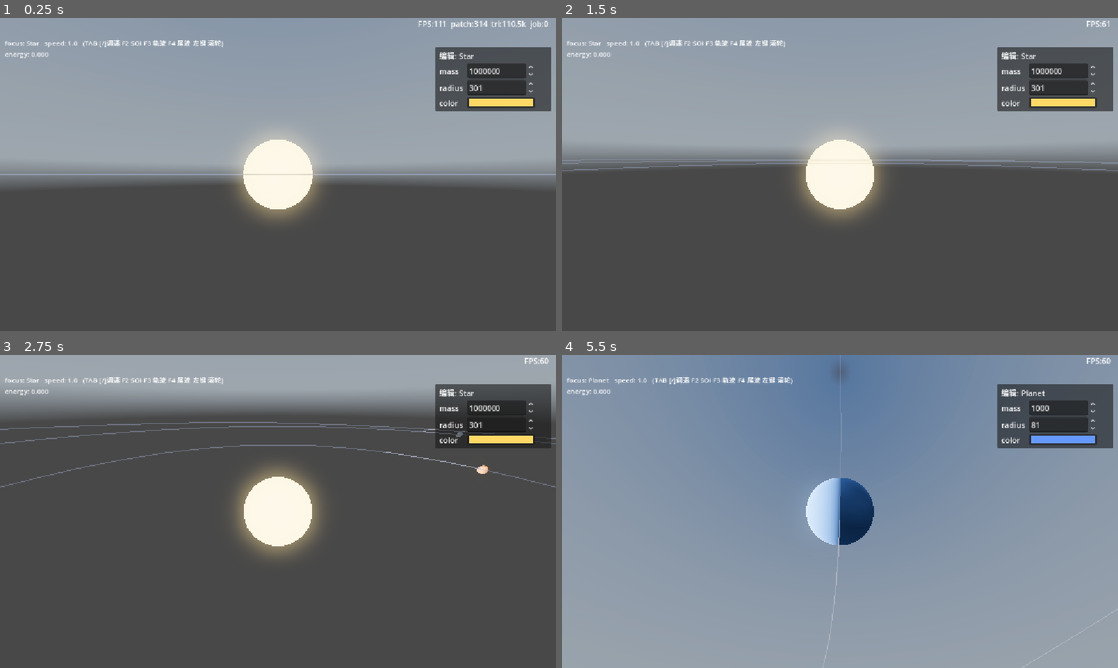
Above: before the commit, frames 1-4 (two rows, left to right).
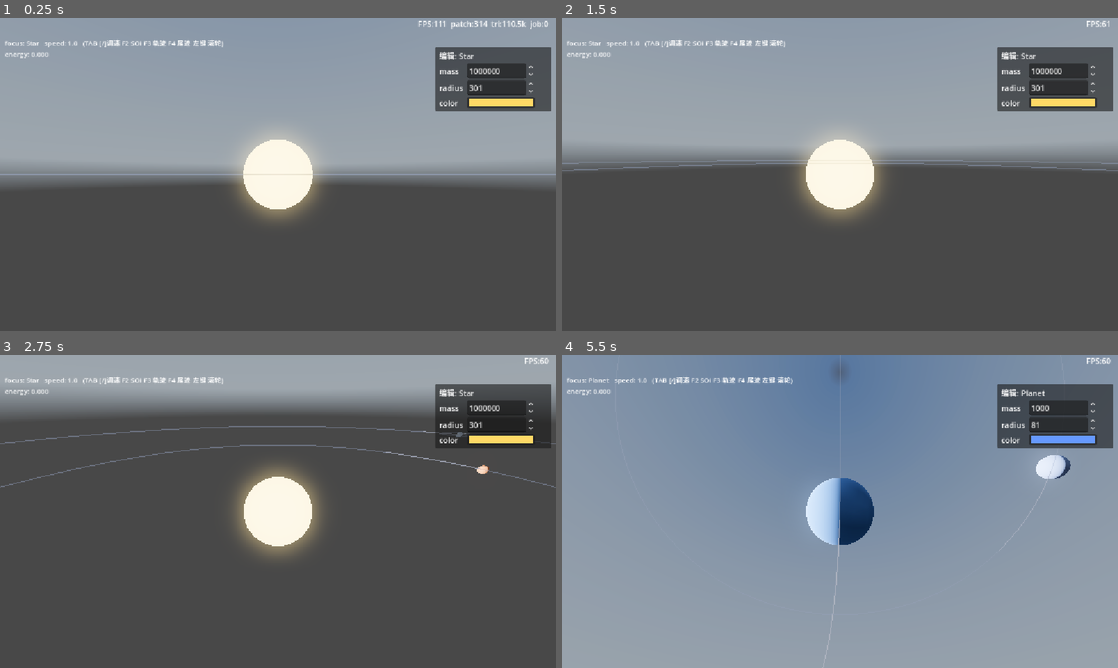
Above: after the commit, the same moments.

Repository: xiaobaibaix/stellar_era_godot
Game: Godot game, scene res://scenes/main.tscn
The game is run twice, just before and just after one commit, with the same random seed, the same clock (stepped at 60 frames per second) and the same inputs. A sky picture missing from this copy of the repository is replaced by a grey-blue gradient.
Inputs (mouse positions are in pixels of both pictures, inside the frame that each line leads up to):
- Up to frame 1 (0.25 s): no input
- Up to frame 2 (1.5 s): tap Enter at 0.5 s; move the mouse to (962, 158) at 0.52 s; hold D 0.53-1.25 s; hold Q 0.53-1.25 s; click (962, 158) at 0.67 s; tap Space at 0.77, 1.25 s; drag from (728, 190) to (812, 237) at 1.27 s
- Up to frame 3 (2.75 s): move the mouse to (333, 442) at 2.02 s; hold D from 2.03 s (still down); tap Shift at 2.1 s
- Up to frame 4 (5.5 s): release D at 2.75 s; drag from (812, 574) to (673, 464) at 2.77 s; move the mouse to (1006, 558) at 3.52 s; hold A 3.53-4.25 s; tap Enter at 3.6, 4.25 s; tap Space at 3.77 s; drag from (673, 464) to (756, 433) at 4.27 s; move the mouse to (867, 511) at 5.02 s; hold S from 5.03 s (still down); tap Tab at 5.1 s; click (867, 511) at 5.17 s

The runs differ from the first frame. In frame 2, 0.2% of the frame differs, in the area x 0-100%, y 45-47%; in frame 3, 0.3%; in frame 4, 0.5%, in the area x 49-100%, y 18-91%.

Commit message:
修复：编辑器移动的动态效果，但是会丢失焦点

Diff:
--- a/scenes/main.tscn
+++ b/scenes/main.tscn
@@ -157,14 +157,11 @@
 color = Color(0.4, 0.6, 1, 1)
 is_dominant = true
 
-[node name="MoonSystem" parent="CelestialSystem/CelestialSystem1/PlanetSystem1" unique_id=1785284761 instance=ExtResource("8_tipki")]
-transform = Transform3D(1, 0, 0, 0, 1, 0, 0, 0, 1, 968.28516, 0, 0)
+[node name="MoonSystem" parent="CelestialSystem/CelestialSystem1/PlanetSystem1" unique_id=1486014465 instance=ExtResource("8_tipki")]
+transform = Transform3D(1, 0, 0, 0, 1, 0, 0, 0, 1, 456.49316, 0, 0)
 
-[node name="Moon" parent="CelestialSystem/CelestialSystem1/PlanetSystem1/MoonSystem" unique_id=607143191 instance=ExtResource("9_cel")]
-mass = 5.0
-radius = 20.0
-type = "moon"
-color = Color(0.75, 0.75, 0.75, 1)
+[node name="Celestial" parent="CelestialSystem/CelestialSystem1/PlanetSystem1/MoonSystem" unique_id=916681004 instance=ExtResource("9_cel")]
+radius = 25.0
 
 [node name="PlanetSystem2" parent="CelestialSystem/CelestialSystem1" unique_id=689757741 instance=ExtResource("8_tipki")]
 transform = Transform3D(1, 0, 0, 0, 1, 0, 0, 0, 1, 3206.5518, 0, 0)
--- a/scenes/soi_editor_preview.gd
+++ b/scenes/soi_editor_preview.gd
@@ -408,37 +408,91 @@
 const _REPARENT_COOLDOWN: int = 30   # 帧(~0.5s @60fps)
 var _proc_count: int = 0
 var _last_reparent_proc: Dictionary = {}   # c.get_instance_id() -> proc_count
+var _last_reparent_pos: Dictionary = {}   # c.get_instance_id() -> Vector3 上次 reparent 基准位(防静止抖动)
+@export var _diag_proc: int = 0   # 诊断(读两次看递增): _process 计数, 不增=@tool没在编辑器跑
+@export var _diag_sel: int = 0   # 诊断: 上帧选中的非dominant Celestial 数(0=没选/选了MoonSystem或dominant)
+@export var _diag_last: String = ""   # 诊断: "Moon:A->B" / "stable@A" / "cooldown" / "nosel" / "Moon:not in top"
 
 
 func _try_auto_reparent(top: CelestialSystem) -> void:
 	_proc_count += 1
+	_diag_proc += 1
 	var sel := EditorInterface.get_selection()
 	if sel == null:
+		_diag_sel = 0
+		_diag_last = "nosel(null)"
 		return
+	var sel_nodes = sel.get_selected_nodes()
 	_sync_all_world(top)   # η 判定需全树天体世界位(_wx/_wy/_wz)
-	for node in sel.get_selected_nodes():
-		if not (node is Celestial):
-			continue
-		var c: Celestial = node as Celestial
-		if c.is_dominant:
-			continue   # dominant 是 SOI 中心, 不挪
-		var cur: Node = c.get_parent()
-		if not (cur is CelestialSystem):
-			continue
-		if not _is_in_subtree(c, top):
-			continue   # 选中天体不在本顶层树(用户选了别的场景)
-		var cid: int = c.get_instance_id()
-		if _last_reparent_proc.has(cid) and _proc_count - int(_last_reparent_proc[cid]) < _REPARENT_COOLDOWN:
-			continue   # cooldown 内不重复
-		var p: Vector3 = c.global_position
-		# c 当 dominant 的"私有容器"(如 Moon 之于 MoonSystem)永远 exclude —— c 在自己中心 η=0 会被
-		# 永久自捕获, 无法降级或被别处捕获。无论 c 当前挂在哪, 这个容器都不该捕获 c。
-		var self_sys: CelestialSystem = _find_owning_dominant_system(top, c)
-		var desired: CelestialSystem = _capture_descend_edit(top, p.x, p.y, p.z, self_sys)
-		if desired == null or desired == cur:
-			continue
-		_reparent_keep_world(c, desired)
-		_last_reparent_proc[cid] = _proc_count
+	_diag_sel = 0
+	if sel_nodes.is_empty():
+		_diag_last = "nosel"
+	for node in sel_nodes:
+		if node is Celestial:
+			var c: Celestial = node as Celestial
+			# 中心天体(dominant)固定不挪 —— 移动卫星系统 = 移动容器(MoonSystem), 不是掏出中心天体。
+			# is_dominant(Star/Planet)或 fallback 当 dominant(Moon之于MoonSystem)都算。否则用户手动
+			# 拖 Moon 到 MoonSystem 整理结构时, @tool 会立即 reparent 覆盖(Moon 被判归 CS1 弹走)。
+			if c.is_dominant:
+				continue
+			var self_sys: CelestialSystem = _find_owning_dominant_system(top, c)
+			if self_sys != null:
+				_diag_last = "%s: dom of %s (中心天体, 固定)" % [c.name, self_sys.name]
+				continue
+			_diag_sel += 1
+			var cur: Node = c.get_parent()
+			if not (cur is CelestialSystem):
+				_diag_last = "%s: cur not CS" % c.name
+				continue
+			if not _is_in_subtree(c, top):
+				_diag_last = "%s: not in top" % c.name
+				continue
+			var cid: int = c.get_instance_id()
+			var p: Vector3 = c.global_position
+			if _last_reparent_proc.has(cid):
+				var last_pos: Vector3 = _last_reparent_pos[cid]
+				if p.distance_to(last_pos) < 1.0 and _proc_count - int(_last_reparent_proc[cid]) < _REPARENT_COOLDOWN:
+					_diag_last = "%s: cooldown" % c.name
+					continue
+			# c 是游离天体(不当任何系统 dominant), 按 SOI 归属 reparent。
+			var desired: CelestialSystem = _capture_descend_edit(top, p.x, p.y, p.z, null)
+			if desired == null or desired == cur:
+				_diag_last = "%s: stable@%s" % [c.name, cur.name]
+				continue
+			_diag_last = "%s: %s->%s" % [c.name, cur.name, desired.name]
+			_reparent_keep_world(c, desired)
+			_last_reparent_proc[cid] = _proc_count
+			_last_reparent_pos[cid] = p
+		elif node is CelestialSystem:
+			# 选中"系统容器"(如 MoonSystem, 内含 Moon 当 dominant): 整个系统按 SOI 归属 reparent。
+			# 对应运行时 _reparent_subsystem。用户架构: 卫星=容器, 月球是容器中心。exclude 自己防自捕获。
+			var sub: CelestialSystem = node as CelestialSystem
+			var scur: Node = sub.get_parent()
+			if not (scur is CelestialSystem) or scur == top:
+				_diag_last = "%s: sub top" % sub.name
+				continue   # 顶层/直接挂顶层群的不 reparent
+			if not _is_in_subtree(sub, top):
+				_diag_last = "%s: not in top" % sub.name
+				continue
+			if _dominant_of(sub) == null:
+				_diag_last = "%s: no dom" % sub.name
+				continue   # 空群(无dominant)无归属意义
+			_diag_sel += 1
+			var scid: int = sub.get_instance_id()
+			var sp: Vector3 = sub.global_position
+			if _last_reparent_proc.has(scid):
+				var slast: Vector3 = _last_reparent_pos[scid]
+				if sp.distance_to(slast) < 1.0 and _proc_count - int(_last_reparent_proc[scid]) < _REPARENT_COOLDOWN:
+					_diag_last = "%s: cooldown" % sub.name
+					continue
+			var sdesired: CelestialSystem = _capture_descend_edit(top, sp.x, sp.y, sp.z, sub)
+			if sdesired == null or sdesired == scur:
+				_diag_last = "%s: stable@%s" % [sub.name, scur.name]
+				continue
+			_diag_last = "%s: %s->%s" % [sub.name, scur.name, sdesired.name]
+			_reparent_keep_world(sub, sdesired)
+			_last_reparent_proc[scid] = _proc_count
+			_last_reparent_pos[scid] = sp
 
 
 # 找 c 当 dominant 的系统(c 的"私有容器", 如 Moon 之于 MoonSystem)。永远 exclude —— 否则 c 在
@@ -484,9 +538,10 @@
 	var sources: Array[Celestial] = []
 	_collect_perturbers_edit(sub, sources)
 	if sources.is_empty():
-		var dx: float = px - T._wx
-		var dy: float = py - T._wy
-		var dz: float = pz - T._wz
+		var Tp := T.global_position
+		var dx: float = px - Tp.x
+		var dy: float = py - Tp.y
+		var dz: float = pz - Tp.z
 		var hill_est: float = _hill_estimate(sub, T)
 		var r_in: float = hill_est * eta_thresh
 		return (dx * dx + dy * dy + dz * dz) < r_in * r_in
@@ -497,9 +552,12 @@
 func _max_eta_edit(T: Celestial, sources: Array, px: float, py: float, pz: float, g: float) -> float:
 	if sources.is_empty():
 		return 0.0
-	var rx: float = px - T._wx
-	var ry: float = py - T._wy
-	var rz: float = pz - T._wz
+	# 直接用 global_position(不依赖 _wx —— 后者经 _walk_sync 的 `is Celestial` 同步, 脚本类检查在 @tool
+	# 对实例化节点不可靠, 会漏同步导致 η≈0 误判)。
+	var Tp := T.global_position
+	var rx: float = px - Tp.x
+	var ry: float = py - Tp.y
+	var rz: float = pz - Tp.z
 	var r2: float = rx * rx + ry * ry + rz * rz
 	if r2 < 1e-6:
 		return 0.0
@@ -508,16 +566,17 @@
 		return 0.0
 	var max_eta: float = 0.0
 	for S in sources:
-		var vpx: float = S._wx - px
-		var vpy: float = S._wy - py
-		var vpz: float = S._wz - pz
+		var Sp: Vector3 = S.global_position
+		var vpx: float = Sp.x - px
+		var vpy: float = Sp.y - py
+		var vpz: float = Sp.z - pz
 		var dp2: float = vpx * vpx + vpy * vpy + vpz * vpz
 		if dp2 < 1e-6:
 			continue
 		var kp: float = g * S.mass / (dp2 * sqrt(dp2))
-		var vtx: float = S._wx - T._wx
-		var vty: float = S._wy - T._wy
-		var vtz: float = S._wz - T._wz
+		var vtx: float = Sp.x - Tp.x
+		var vty: float = Sp.y - Tp.y
+		var vtz: float = Sp.z - Tp.z
 		var dt2: float = vtx * vtx + vty * vty + vtz * vtz
 		if dt2 < 1e-6:
 			continue
@@ -538,11 +597,13 @@
 	_collect_perturbers_edit(sub, sources)
 	if sources.is_empty():
 		return 1e12
+	var Tp := T.global_position
 	var nearest: float = 1e30
 	for S in sources:
-		var dx: float = S._wx - T._wx
-		var dy: float = S._wy - T._wy
-		var dz: float = S._wz - T._wz
+		var Sp: Vector3 = S.global_position
+		var dx: float = Sp.x - Tp.x
+		var dy: float = Sp.y - Tp.y
+		var dz: float = Sp.z - Tp.z
 		var d: float = sqrt(dx * dx + dy * dy + dz * dz)
 		if d < nearest:
 			nearest = d
@@ -550,17 +611,17 @@
 
 
 # reparent 保持世界位 + owner。owner 不变 → 存盘到 main.tscn 新路径, celestial.tscn 实例关系不破坏。
-func _reparent_keep_world(c: Celestial, to: CelestialSystem) -> void:
-	var wp: Vector3 = c.global_position
+func _reparent_keep_world(c: Node3D, to: CelestialSystem) -> void:
+	# Node.reparent(new_parent, keep_global_transform=true): Godot 内置, 正确带所有子节点跟随 +
+	# 世界位保持 + 实例关系。旧的手动 remove/add 会让 celestial.tscn 实例子节点(如 Moon 嵌在
+	# MoonSystem 实例里)在跨实例 reparent 时脱落丢失。
 	var prev_owner: Node = c.owner
 	var cur: Node = c.get_parent()
 	var from_name: String = cur.name if cur != null else "?"
-	if cur != null:
-		cur.remove_child(c)
-	to.add_child(c)
+	c.reparent(to, true)
+	# owner 保持(存盘归属不变)——reparent 不改 owner, 但跨实例保险重设。
 	if prev_owner != null and _is_in_subtree(to, prev_owner):
 		c.owner = prev_owner
-	c.global_position = wp
 	print("[SOI-edit] %s: %s -> %s" % [c.name, from_name, to.name])
 
 
Not shown: 1 places in scenes/celestial_system.tscn that only renumber resources
